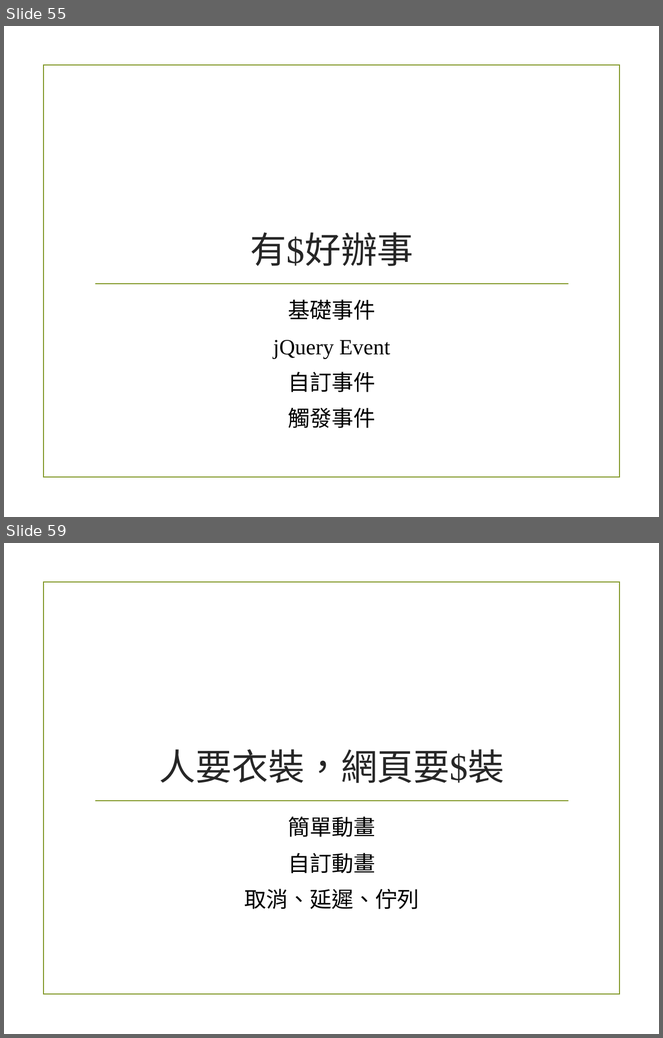
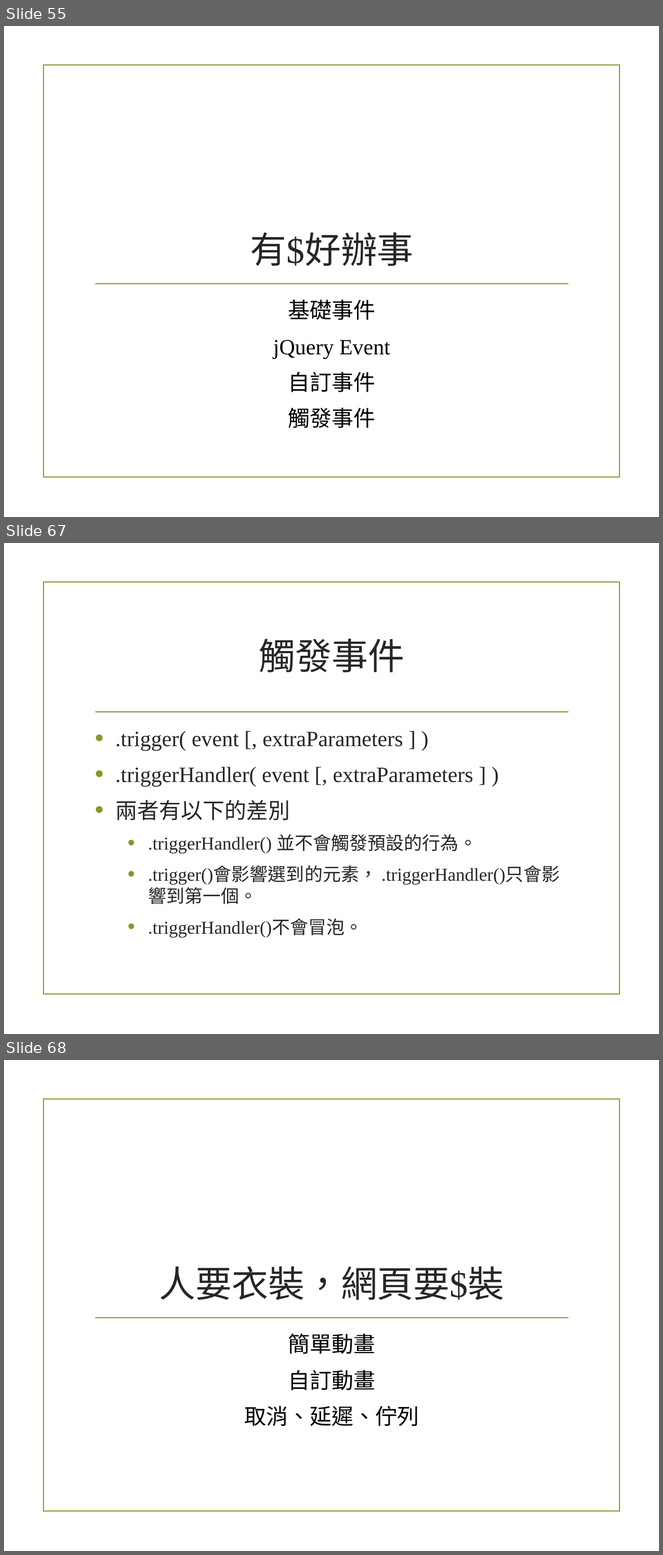
Before and after one commit to alexchen7022/JavaScriptStudyMaterial, a slide deck: 4_Jquery.pptx. Shown one above the other, each under a label of ours: slides 55 and 59 before the commit, slides 55, 67 and 68 after it; the slides between them are not shown. The pictures are 663x1038 and 663x1555 pixels, drawn with LibreOffice and Linux fonts; fonts in the diff are those of the drawing; background and template pictures are left out. Boxes give left, top, right and bottom in pixels: in the first picture for what was removed or moved away, otherwise in the second. Text is boxed around its words. In the diff, an @@ line names an element or a change of style, - is before the commit and + after.

Commit message:
Add Event Ajax chapter

```diff
--- a/4_Jquery.pptx
+++ b/4_Jquery.pptx
@@ slide 67 added at <box>4,543,659,1034</box>, background picture (left out); not listed: 1 template element that a slide beside it also shows @@
@@ title added at <box>259,639,405,672</box>, 40 pt, text #262626 @@
+觸發事件
@@ line added from (96, 712) to (568, 712), #83992A 1.25 pt @@
@@ text added at <box>115,731,560,938</box>, 20 pt, text #262626 @@
+• .trigger( event [, extraParameters ] )
+• .triggerHandler( event [, extraParameters ] )
+• 兩者有以下的差別
+  • .triggerHandler() 並不會觸發預設的行為。
+  • .trigger()會影響選到的元素， .triggerHandler()只會影響到第一個。
+  • .triggerHandler()不會冒泡。
@@ what was slide 59 is now slide 68 @@
```
Also in this commit, not shown: 1 slide changed, 21 other slides added, 9 slides removed.
